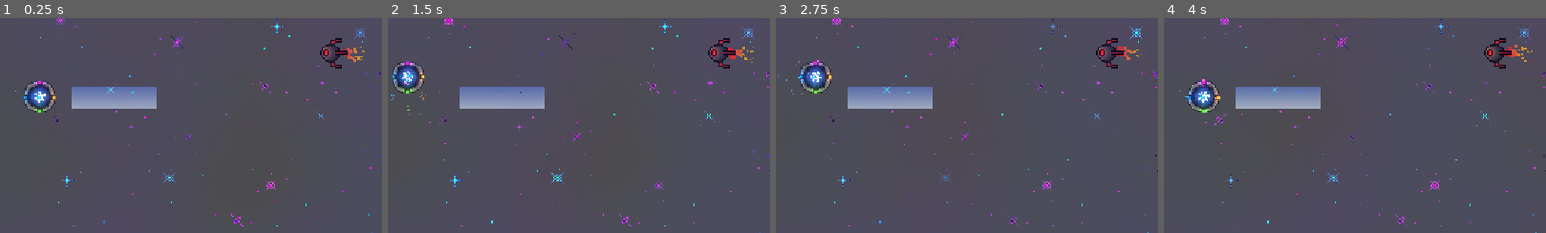
Above: before the commit, frames 1-4 (left to right).
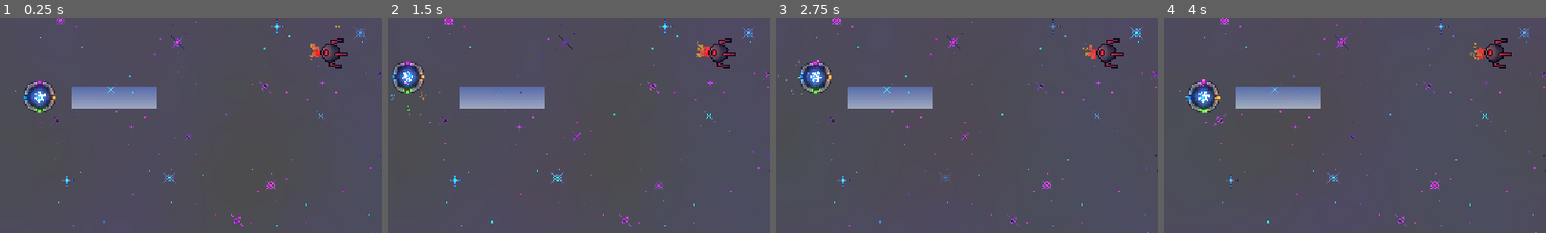
Above: after the commit, the same moments.

Repository: eee12342/New-Game
Game: Godot game, scene res://scenes/main.tscn
Two runs of this game, one before a commit and one after it. Both use one fixed random seed, a clock stepped at 60 frames per second and the inputs below.
Inputs (mouse positions are % of the whole screen's width and height, from its top left):
- Up to frame 1 (0.25 s): no input
- Up to frame 2 (1.5 s): move the mouse to (72, 45) at 0.52 s; tap A (colour1) at 0.6 s; move the mouse to (30, 55) at 1.27 s; tap W (colour2) at 1.35 s
- Up to frame 3 (2.75 s): move the mouse to (60, 28) at 2.02 s; tap D (colour3) at 2.1 s
- Up to frame 4 (4 s): move the mouse to (45, 70) at 2.77 s; tap S (colour4) at 2.85 s; move the mouse to (80, 65) at 3.52 s; hold Shift (colour_change_mode) from 3.53 s (still down)
The pictures show only the part of the screen within x 36-86%, y 30-80%; the shares and areas given below are measured in that part.

The runs differ from the first frame. In frame 1, 0.4% of the frame differs, in the area x 81-96%, y 3-23%; in frame 2, 0.4%, in the area x 80-96%, y 9-23%; in frame 3, 0.4%; in frame 4, 0.4%.

Commit message:
Implement Messenger-based damage flow & enemy refactor
Add Messenger signals/methods to decouple projectiles and enemies; implement enemy_is_hit -> damage_to_enemy event chain. Export bullet damage and adjust blue bullet scaling/frequency/amplitude logic. Bullet base now exposes damage, listens for enemy hit events and triggers damage emission; enemies gain class_name, health tracking, damage handler and visibility-on-death check. Add BulletSpawns (multiple spawn markers) and set Messenger.Player in Character. Fix collision_mask/groups/z_index for bullets, rename/move enemy1 scene and add enemy1 behavior script (player-seeking/tween). Small project.godot and tscn tidies.

Diff:
--- a/Messenger.gd
+++ b/Messenger.gd
@@ -1,4 +1,10 @@
 extends Node
+
+
+signal enemy_is_hit(projectile: CharacterBody2D, enemy: CharacterBody2D)
+signal damage_to_enemy(damage_value: float, enemy: CharacterBody2D)
+
+var Player: CharacterBody2D
 
 
 # Called when the node enters the scene tree for the first time.
@@ -9,3 +15,11 @@
 # Called every frame. 'delta' is the elapsed time since the previous frame.
 func _process(_delta: float) -> void:
 	pass
+
+
+func enemy_hit(projectile: CharacterBody2D, enemy: CharacterBody2D) -> void:
+	enemy_is_hit.emit(projectile, enemy)
+
+
+func damage_enemy(damage_value: float, enemy: CharacterBody2D):
+	damage_to_enemy.emit(damage_value, enemy)
--- a/project.godot
+++ b/project.godot
@@ -38,6 +38,7 @@
 [global_group]
 
 player_projectiles=""
+player=""
 
 [input]
 
--- a/scenes/character/bullet/blue/bulletblue.gd
+++ b/scenes/character/bullet/blue/bulletblue.gd
@@ -2,7 +2,8 @@
 
 
 @export var frequency: float = 10
-@export var amplitude: float = 20
+@export var amplitude: float = 25
+@export var bullet_damage: float = 20
 var time_passed: float = 0
 
 const MAX_CHARGE_TIME: float = 1000
@@ -12,9 +13,12 @@
 	if chrg_time > MAX_CHARGE_TIME:
 		chrg_time = MAX_CHARGE_TIME
 
-	amplitude *= (chrg_time / 100 + 1)
-	frequency *= (chrg_time / 1000 + 1)
-	scale = Vector2(scale.x * (chrg_time / 800) + 1.5, scale.y * (chrg_time / 800) + 1.5)
+	damage = bullet_damage
+	damage *= (chrg_time / 1000 + 1)
+	print(damage)
+	amplitude *= (chrg_time / 1000 + 1)
+	frequency *= (chrg_time / 200 + 1)
+	scale = Vector2(scale.x * (chrg_time / 600) + 1.5, scale.y * (chrg_time / 600) + 1.5)
 	if scale < Vector2.ONE:
 		scale = Vector2.ONE
 
--- a/scenes/character/bullet/blue/bulletblue.tscn
+++ b/scenes/character/bullet/blue/bulletblue.tscn
@@ -28,9 +28,10 @@
 fill_to = Vector2(0.8418803, 0.23717949)
 
 [node name="BulletBlue" type="CharacterBody2D" unique_id=1838346968 groups=["player_projectiles"]]
+z_index = 2
 scale = Vector2(1.5, 1.5)
 collision_layer = 2
-collision_mask = 4
+collision_mask = 0
 script = ExtResource("1_or75j")
 frequency = 5.0
 
@@ -47,7 +48,7 @@
 self_modulate = Color(1.8247963, 1.8247963, 1.8247963, 1)
 texture_filter = 1
 amount = 24
-lifetime = 0.24000000000000002
+lifetime = 0.24
 emission_shape = 1
 emission_sphere_radius = 12.46
 direction = Vector2(0, 0)
--- a/scenes/character/bullet/bullet.gd
+++ b/scenes/character/bullet/bullet.gd
@@ -3,12 +3,14 @@
 
 
 @export var speed := 600
+@export var damage: float = 20
 var pos: Vector2
 var rot: float
 var dir: float
 
 
 func _ready() -> void:
+	Messenger.connect("enemy_is_hit", _on_enemy_hit)
 	global_position = pos
 	global_rotation = rot
 
@@ -27,4 +29,9 @@
 
 
 func begone() -> void:
-	pass
+	queue_free()
+
+
+func _on_enemy_hit(projectile: CharacterBody2D, enemy: CharacterBody2D):
+	if projectile == self:
+		Messenger.damage_enemy(damage, enemy)
--- a/scenes/character/bullet/purple/bullet_purple.tscn
+++ b/scenes/character/bullet/purple/bullet_purple.tscn
@@ -17,7 +17,7 @@
 [node name="BulletPurple" type="CharacterBody2D" unique_id=1838346968 groups=["player_projectiles"]]
 scale = Vector2(2, 2)
 collision_layer = 2
-collision_mask = 4
+collision_mask = 0
 script = ExtResource("1_cjnjl")
 speed = 1500
 
@@ -31,7 +31,7 @@
 rotation = 1.5707964
 texture = ExtResource("2_axnbm")
 
-[node name="Delay" type="Timer" parent="." unique_id=1543084004]
+[node name="Delay" type="Timer" parent="." unique_id=1543084004 groups=["player_projectiles"]]
 wait_time = 2.0
 one_shot = true
 
--- a/scenes/character/character.gd
+++ b/scenes/character/character.gd
@@ -9,7 +9,7 @@
 	"colour1": bullet_blue,
 	"colour2": bullet_purple
 }
-@onready var bullet_spawn: Marker2D = $BulletSpawn
+@onready var bullet_spawn: Marker2D = $BulletSpawns/BulletSpawn
 var charge_started_time: float
 
 @export var speed := 300.0
@@ -17,6 +17,10 @@
 var colours: Array = ["colour1", "colour2", "colour3", "colour4"]
 var current_colour: String = "colour1"
 var in_colour_change_mode: bool = false
+
+
+func _ready() -> void:
+	Messenger.Player = self
 
 
 func _physics_process(_delta: float) -> void:
--- a/scenes/character/character.tscn
+++ b/scenes/character/character.tscn
@@ -93,9 +93,6 @@
 scale = Vector2(2.526, 2.526)
 shape = SubResource("CircleShape2D_cuyo6")
 
-[node name="BulletSpawn" type="Marker2D" parent="." unique_id=19880142]
-position = Vector2(22.5, 0)
-
 [node name="Sprite" type="AnimatedSprite2D" parent="." unique_id=28061310]
 texture_filter = 1
 rotation = 1.5707964
@@ -212,3 +209,14 @@
 texture_filter = 1
 position = Vector2(-11, 0)
 texture = ExtResource("11_rvcjf")
+
+[node name="BulletSpawns" type="Node2D" parent="." unique_id=1060247796]
+
+[node name="BulletSpawn" type="Marker2D" parent="BulletSpawns" unique_id=19880142]
+position = Vector2(22.5, 0)
+
+[node name="BulletSpawn2" type="Marker2D" parent="BulletSpawns" unique_id=364683982]
+position = Vector2(22.5, -10)
+
+[node name="BulletSpawn3" type="Marker2D" parent="BulletSpawns" unique_id=962749999]
+position = Vector2(22.5, 10)
--- a/scenes/enemy/enemy.gd
+++ b/scenes/enemy/enemy.gd
@@ -1,14 +1,35 @@
 extends CharacterBody2D
+class_name Enemy
 
 
 @export var speed: float = 300.0
 @export var max_health: float = 100.0
 
+var player: CharacterBody2D
+var health := max_health
+
+
+func _ready() -> void:
+	player = Messenger.Player
+	Messenger.connect("damage_to_enemy", _on_damaged)
+
 
 func _physics_process(_delta: float) -> void:
+	check_dead()
 	move_and_slide()
 
 
 func _on_hitbox_body_entered(body: Node2D) -> void:
 	if body.is_in_group("player_projectiles"):
 		print("I've been hit!")
+		Messenger.enemy_hit(body, self)
+
+
+func check_dead() -> void:
+	if health <= 0:
+		visible = false
+
+
+func _on_damaged(damage: float, body: CharacterBody2D):
+	if body == self:
+		health -= damage
--- a/scenes/enemy/enemy2.tscn
+++ b/scenes/enemy/enemy1/enemy1.tscn
@@ -1,13 +1,13 @@
-[gd_scene format=3 uid="uid://dwvrguprlab33"]
+[gd_scene format=3 uid="uid://c7l0chwjkwn0j"]
 
-[ext_resource type="Script" uid="uid://bnfw2xbaef6gi" path="res://scenes/enemy/enemy.gd" id="1_dhsvk"]
-[ext_resource type="Texture2D" uid="uid://bej1tkw6cbi4s" path="res://art/EnemyArt/TurkeyEnemy.png" id="2_dhsvk"]
+[ext_resource type="Script" uid="uid://do52j6cw47w2k" path="res://scenes/enemy/enemy1/enemy_1.gd" id="1_mywme"]
+[ext_resource type="Texture2D" uid="uid://dpcodqu5fbvf" path="res://art/EnemyArt/ShitterEnemy.png" id="2_a3pup"]
 
 [sub_resource type="CircleShape2D" id="CircleShape2D_o6xl0"]
-radius = 23.339947
+radius = 10.012492
 
 [sub_resource type="CircleShape2D" id="CircleShape2D_tipki"]
-radius = 23.333334
+radius = 11.0
 
 [sub_resource type="Gradient" id="Gradient_40wdo"]
 offsets = PackedFloat32Array(0, 0.9978448)
@@ -31,46 +31,32 @@
 [node name="Enemy" type="CharacterBody2D" unique_id=243331702]
 scale = Vector2(2, 2)
 collision_layer = 4
-collision_mask = 3
-script = ExtResource("1_dhsvk")
+script = ExtResource("1_mywme")
 
 [node name="Sprite" type="Sprite2D" parent="." unique_id=603739376]
 texture_filter = 1
 position = Vector2(0, -0.5)
-texture = ExtResource("2_dhsvk")
+texture = ExtResource("2_a3pup")
 
 [node name="CollisionShape2D" type="CollisionShape2D" parent="." unique_id=559677973]
-visible = false
-position = Vector2(6, -0.6666666)
+position = Vector2(2, 0)
 scale = Vector2(1, 1.2)
 shape = SubResource("CircleShape2D_o6xl0")
 
 [node name="Hitbox" type="Area2D" parent="." unique_id=839653704 groups=["player_projectiles"]]
+collision_layer = 4
+collision_mask = 3
 
 [node name="CollisionShape2D" type="CollisionShape2D" parent="Hitbox" unique_id=1732069315]
 visible = false
-position = Vector2(6, -0.6666667)
+position = Vector2(3, 0)
 scale = Vector2(1, 1.2)
 shape = SubResource("CircleShape2D_tipki")
 
 [node name="Visuals" type="Node2D" parent="." unique_id=1174103694]
 
 [node name="EyeLight" type="PointLight2D" parent="Visuals" unique_id=427485426]
-position = Vector2(1.3333335, -1.3333334)
-color = Color(1, 0.27450982, 0.14509805, 1)
-energy = 2.14
-texture = SubResource("GradientTexture2D_c105b")
-texture_scale = 0.2
-
-[node name="EyeLight2" type="PointLight2D" parent="Visuals" unique_id=1187582561]
-position = Vector2(-2.6666665, 8.000001)
-color = Color(1, 0.27450982, 0.14509805, 1)
-energy = 2.14
-texture = SubResource("GradientTexture2D_c105b")
-texture_scale = 0.2
-
-[node name="EyeLight3" type="PointLight2D" parent="Visuals" unique_id=236924498]
-position = Vector2(-3.3333335, -11.333335)
+position = Vector2(-4, 0)
 color = Color(1, 0.27450982, 0.14509805, 1)
 energy = 2.14
 texture = SubResource("GradientTexture2D_c105b")
@@ -78,17 +64,17 @@
 
 [node name="CPUParticles2D" type="CPUParticles2D" parent="Visuals" unique_id=424873748]
 z_index = -1
-position = Vector2(7, -1.5)
-amount = 50
+position = Vector2(3, 0)
+amount = 40
 lifetime = 0.3
 emission_shape = 1
-emission_sphere_radius = 11.07
+emission_sphere_radius = 2.0
 spread = 19.47
 gravity = Vector2(300, 0)
 initial_velocity_min = 74.63
 initial_velocity_max = 74.63
-scale_amount_min = 8.0
-scale_amount_max = 10.0
+scale_amount_min = 4.0
+scale_amount_max = 6.0
 scale_amount_curve = SubResource("Curve_n0f10")
 color_ramp = SubResource("Gradient_gwnwj")
 
--- /dev/null
+++ b/scenes/enemy/enemy1/enemy_1.gd
@@ -0,0 +1,18 @@
+extends Enemy
+
+
+var finding_player: bool
+
+
+func _process(_delta: float) -> void:
+	find_player()
+
+
+func find_player():
+	finding_player = true
+	var point = get_angle_to(player.global_position)
+	var tween = create_tween()
+	var time_spent = abs(rotation_degrees - point) / 100
+	tween.tween_property(self, "rotation_degrees", point, time_spent)
+	rotation_degrees += 180
+	await tween.finished
--- a/scenes/enemy/enemy1.tscn
+++ b/scenes/enemy/enemy2/enemy2.tscn
@@ -1,13 +1,13 @@
-[gd_scene format=3 uid="uid://c7l0chwjkwn0j"]
+[gd_scene format=3 uid="uid://dwvrguprlab33"]
 
-[ext_resource type="Script" uid="uid://bnfw2xbaef6gi" path="res://scenes/enemy/enemy.gd" id="1_a3pup"]
-[ext_resource type="Texture2D" uid="uid://dpcodqu5fbvf" path="res://art/EnemyArt/ShitterEnemy.png" id="2_a3pup"]
+[ext_resource type="Script" uid="uid://bnfw2xbaef6gi" path="res://scenes/enemy/enemy.gd" id="1_dhsvk"]
+[ext_resource type="Texture2D" uid="uid://bej1tkw6cbi4s" path="res://art/EnemyArt/TurkeyEnemy.png" id="2_dhsvk"]
 
 [sub_resource type="CircleShape2D" id="CircleShape2D_o6xl0"]
-radius = 10.012492
+radius = 23.339947
 
 [sub_resource type="CircleShape2D" id="CircleShape2D_tipki"]
-radius = 11.0
+radius = 23.333334
 
 [sub_resource type="Gradient" id="Gradient_40wdo"]
 offsets = PackedFloat32Array(0, 0.9978448)
@@ -31,32 +31,45 @@
 [node name="Enemy" type="CharacterBody2D" unique_id=243331702]
 scale = Vector2(2, 2)
 collision_layer = 4
-collision_mask = 3
-script = ExtResource("1_a3pup")
+script = ExtResource("1_dhsvk")
 
 [node name="Sprite" type="Sprite2D" parent="." unique_id=603739376]
 texture_filter = 1
 position = Vector2(0, -0.5)
-texture = ExtResource("2_a3pup")
+texture = ExtResource("2_dhsvk")
 
 [node name="CollisionShape2D" type="CollisionShape2D" parent="." unique_id=559677973]
 visible = false
-position = Vector2(2, 0)
+position = Vector2(6, -0.6666666)
 scale = Vector2(1, 1.2)
 shape = SubResource("CircleShape2D_o6xl0")
 
 [node name="Hitbox" type="Area2D" parent="." unique_id=839653704 groups=["player_projectiles"]]
-visible = false
 
 [node name="CollisionShape2D" type="CollisionShape2D" parent="Hitbox" unique_id=1732069315]
-position = Vector2(3, 0)
+visible = false
+position = Vector2(6, -0.6666667)
 scale = Vector2(1, 1.2)
 shape = SubResource("CircleShape2D_tipki")
 
 [node name="Visuals" type="Node2D" parent="." unique_id=1174103694]
 
 [node name="EyeLight" type="PointLight2D" parent="Visuals" unique_id=427485426]
-position = Vector2(-4, 0)
+position = Vector2(1.3333335, -1.3333334)
+color = Color(1, 0.27450982, 0.14509805, 1)
+energy = 2.14
+texture = SubResource("GradientTexture2D_c105b")
+texture_scale = 0.2
+
+[node name="EyeLight2" type="PointLight2D" parent="Visuals" unique_id=1187582561]
+position = Vector2(-2.6666665, 8.000001)
+color = Color(1, 0.27450982, 0.14509805, 1)
+energy = 2.14
+texture = SubResource("GradientTexture2D_c105b")
+texture_scale = 0.2
+
+[node name="EyeLight3" type="PointLight2D" parent="Visuals" unique_id=236924498]
+position = Vector2(-3.3333335, -11.333335)
 color = Color(1, 0.27450982, 0.14509805, 1)
 energy = 2.14
 texture = SubResource("GradientTexture2D_c105b")
@@ -64,17 +77,17 @@
 
 [node name="CPUParticles2D" type="CPUParticles2D" parent="Visuals" unique_id=424873748]
 z_index = -1
-position = Vector2(3, 0)
-amount = 40
+position = Vector2(7, -1.5)
+amount = 50
 lifetime = 0.3
 emission_shape = 1
-emission_sphere_radius = 2.0
+emission_sphere_radius = 11.07
 spread = 19.47
 gravity = Vector2(300, 0)
 initial_velocity_min = 74.63
 initial_velocity_max = 74.63
-scale_amount_min = 4.0
-scale_amount_max = 6.0
+scale_amount_min = 8.0
+scale_amount_max = 10.0
 scale_amount_curve = SubResource("Curve_n0f10")
 color_ramp = SubResource("Gradient_gwnwj")
 
--- a/scenes/main.tscn
+++ b/scenes/main.tscn
@@ -1,7 +1,7 @@
 [gd_scene format=3 uid="uid://dctqyiq4smcbi"]
 
 [ext_resource type="PackedScene" uid="uid://dgnvd7x61fo5n" path="res://scenes/character/character.tscn" id="1_o5qli"]
-[ext_resource type="PackedScene" uid="uid://c7l0chwjkwn0j" path="res://scenes/enemy/enemy1.tscn" id="2_0wfyh"]
+[ext_resource type="PackedScene" uid="uid://c7l0chwjkwn0j" path="res://scenes/enemy/enemy1/enemy1.tscn" id="2_0wfyh"]
 [ext_resource type="Shader" uid="uid://bsfsd20usidm7" path="res://art/Shaders/Scatter.gdshader" id="3_tbgi4"]
 [ext_resource type="Texture2D" uid="uid://cnxxlyg8vm7d" path="res://art/BackgroundArt/GalaxySkyBG.png" id="3_tefeu"]
 [ext_resource type="Shader" uid="uid://dr1dn77antlji" path="res://art/Shaders/Starlight.gdshader" id="4_o6xl0"]
Not shown, added: scenes/enemy/enemy1/enemy_1.gd.uid
